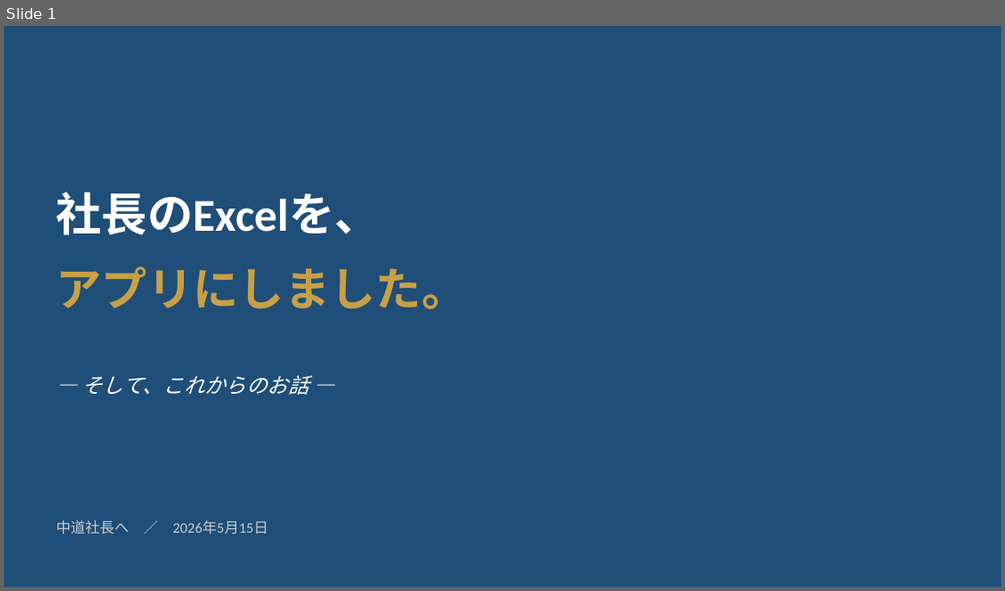
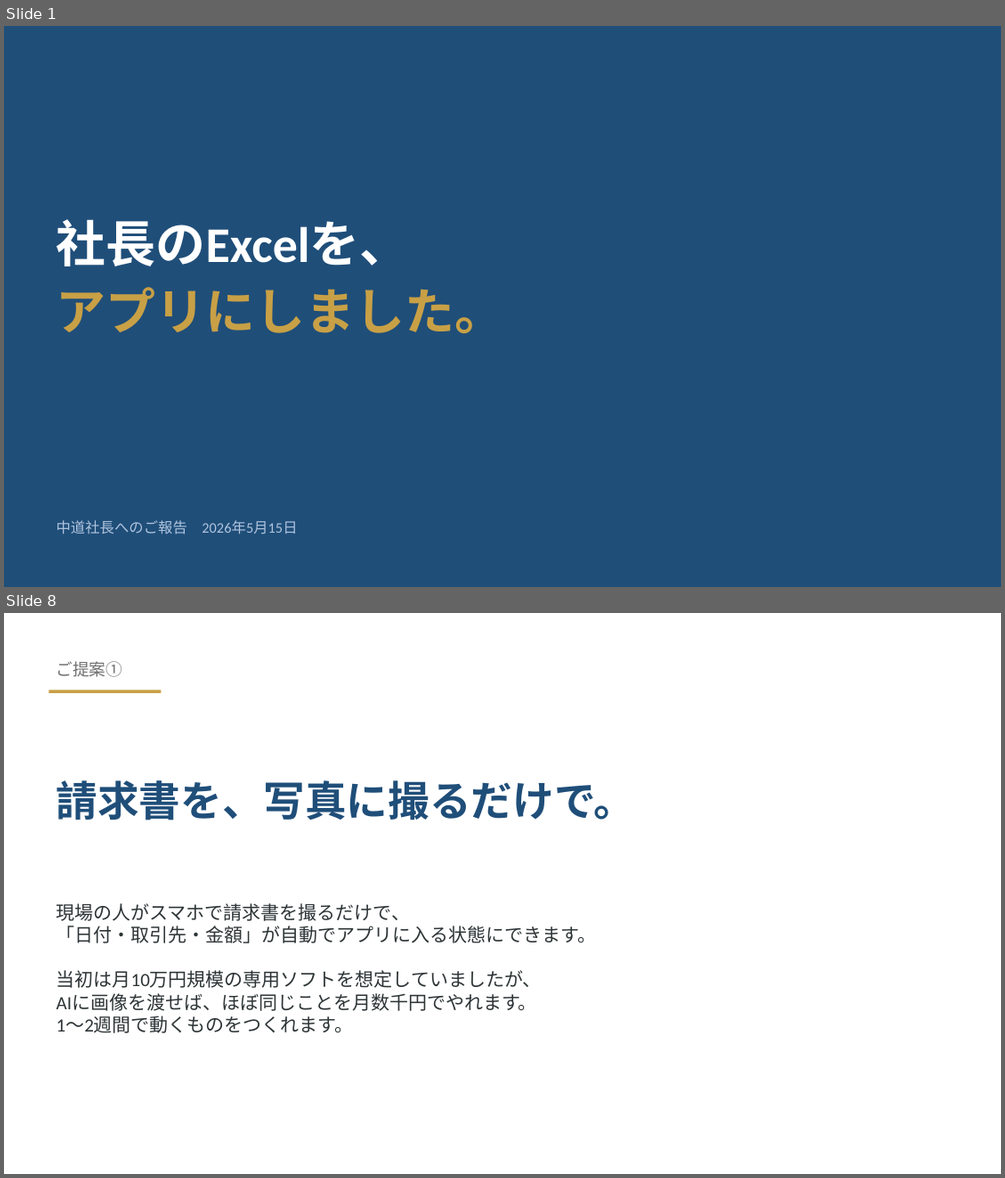
Before and after one commit to lbnakao/grcarsystem, a slide deck: 中道社長向け_資金管理_v10反映ご報告.pptx. Shown one above the other, each under a label of ours: slide 1 before the commit, slides 1 and 8 after it; the slides between them are not shown. The pictures are 1005x591 and 1005x1178 pixels, drawn with LibreOffice and Linux fonts; fonts in the diff are those of the drawing. Boxes give left, top, right and bottom in pixels: in the first picture for what was removed or moved away, otherwise in the second. Text is boxed around its words. In the diff, an @@ line names an element or a change of style, - is before the commit and + after.

```diff
--- a/中道社長向け_資金管理_v10反映ご報告.pptx
+++ b/中道社長向け_資金管理_v10反映ご報告.pptx
@@ slide 8 added at <box>4,613,1001,1174</box>, background #FFFFFF @@
@@ text added at <box>57,661,122,677</box>, 16 pt, text #707070 @@
+ご提案①
@@ line added from (48, 691) to (161, 691), #C8A046 3 pt @@
@@ text added at <box>57,780,636,820</box>, 40 pt, text #1F4E79, bold @@
+請求書を、写真に撮るだけで。
@@ text added at <box>57,903,597,1033</box>, 18 pt, text #2D3436 @@
+現場の人がスマホで請求書を撮るだけで、
+「日付・取引先・金額」が自動でアプリに入る状態にできます。
+当初は月10万円規模の専用ソフトを想定していましたが、
+AIに画像を渡せば、ほぼ同じことを月数千円でやれます。
+1〜2週間で動くものをつくれます。
@@ slide 1 changed as well @@
@@ text "社長のExcelを、" at <box>57,219,410,266</box>: size 44 to 48 pt @@
@@ text "社長のExcelを、": place and size @@
-text "社長のExcelを、" at <box>57,192,380,235</box>
+text "社長のExcelを、" at <box>57,219,410,266</box>
@@ text "アプリにしました。": place and size @@
-text "アプリにしました。" at <box>57,266,468,309</box>
+text "アプリにしました。" at <box>57,287,505,333</box>
@@ text "アプリにしました。" at <box>57,287,505,333</box>: size 44 to 48 pt @@
@@ text removed at <box>81,375,308,394</box> @@
-— そして、これからのお話 —
@@ text at <box>57,520,297,534</box>: text changed; text colour #CCCCCC to #B0C4DE @@
-中道社長へ ／ 2026年5月15日
+中道社長へのご報告 2026年5月15日
```
Also in this commit, not shown: 6 other slides changed, 3 other slides added, 2 slides removed, 3 other files.
